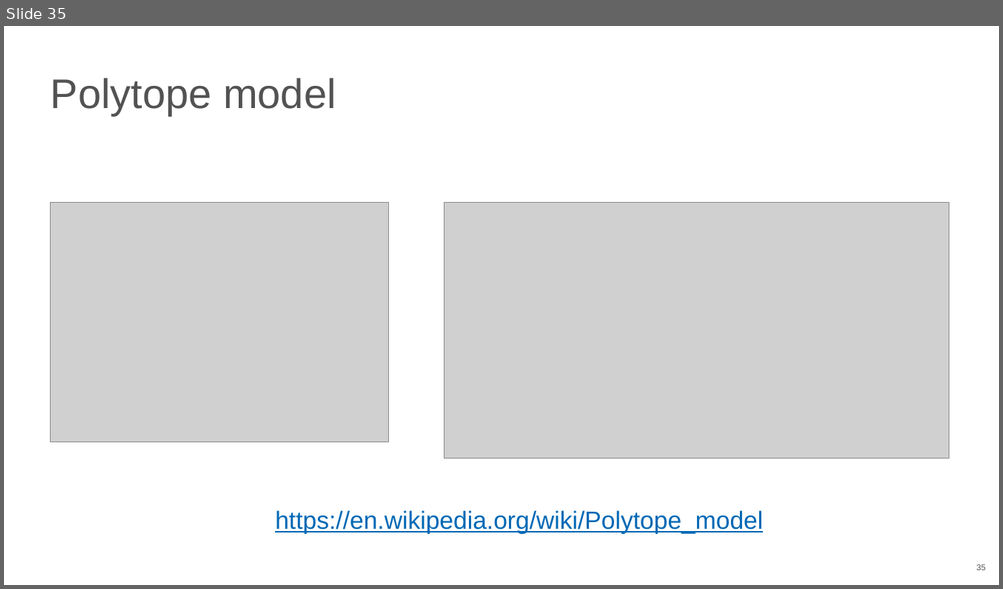
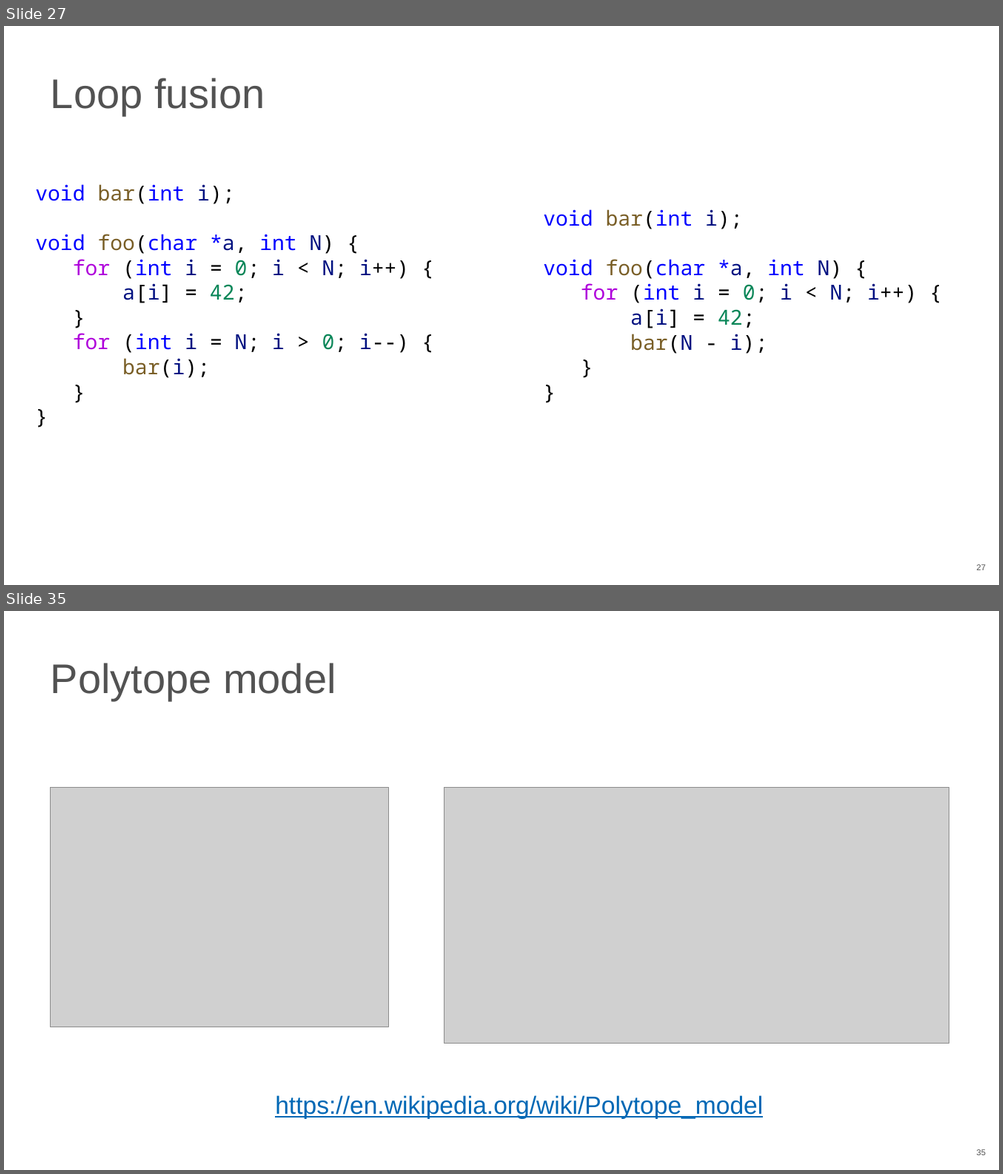
Before and after one commit to NN-complr-tech/Complr-course-lectures, a slide deck: 06-Optimizations-2.pptx. Shown one above the other, each under a label of ours: slide 35 before the commit, slides 27 and 35 after it; the slides between them are not shown. The pictures are 1003x589 and 1003x1174 pixels, drawn with LibreOffice and Linux fonts; fonts in the diff are those of the drawing; grey boxes stand for pictures. Boxes give left, top, right and bottom in pixels: in the first picture for what was removed or moved away, otherwise in the second. Text is boxed around its words. In the diff, an @@ line names an element or a change of style, - is before the commit and + after.

Commit message:
Update 06-Optimizations-2 slides (2026)
- Fix typo on loop unroll/reroll slides
- Convert loop example screenshots to the text

```diff
--- a/06-Optimizations-2.pptx
+++ b/06-Optimizations-2.pptx
@@ slide 27 added at <box>4,26,999,585</box>, background #FFFFFF; not listed: 1 template element that a slide beside it also shows @@
@@ title added at <box>51,78,264,116</box>, 40 pt, text #525252 @@
+Loop fusion
@@ text added at <box>35,184,409,378</box>, 20 pt, text #000000 @@
+void bar(int i);
+void foo(char *a, int N) {
+for (int i = 0; i < N; i++) {
+a[i] = 42;
+}
+for (int i = N; i > 0; i--) {
+bar(i);
+}
+}
@@ text added at <box>543,210,916,354</box>, 20 pt, text #000000 @@
+void bar(int i);
+void foo(char *a, int N) {
+for (int i = 0; i < N; i++) {
+a[i] = 42;
+bar(N - i);
+}
+}
```
Also in this commit, not shown: 1 slide changed, 9 other slides added, 10 slides removed.
